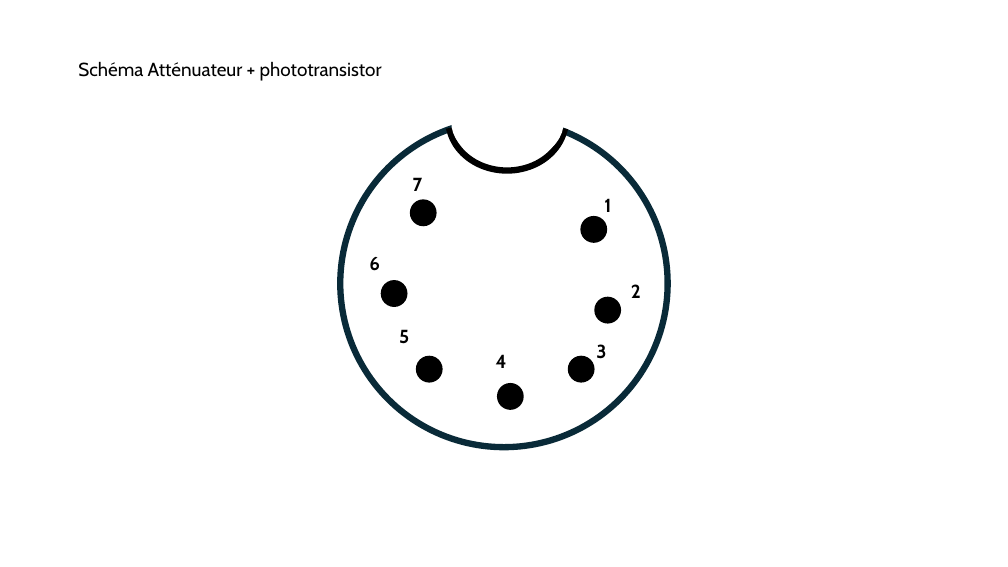
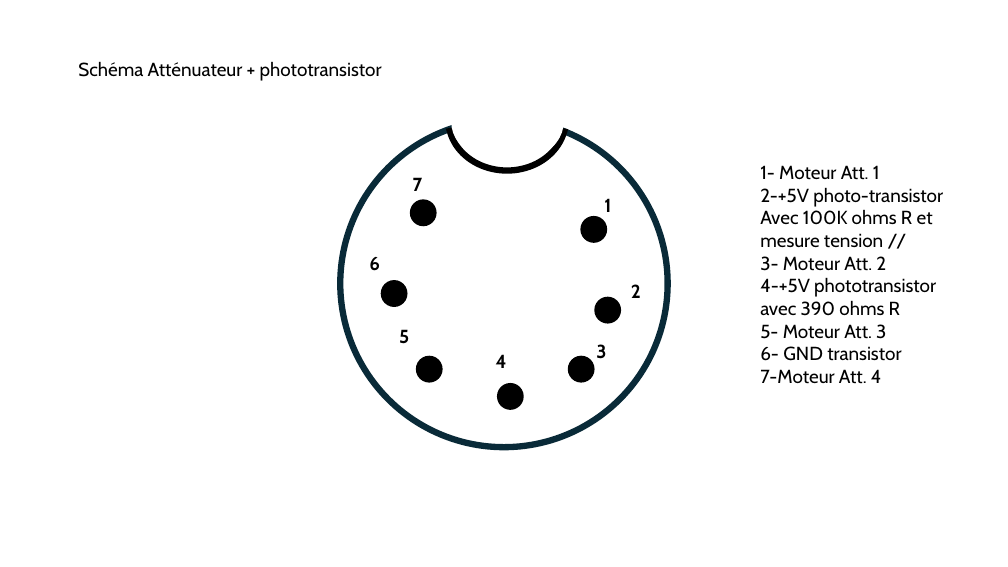
Before and after one commit to baptistebordet1/DLS, a slide deck: slide 2 of documentation/boitier/connecteurs_schema.pptx. Drawn at 1008x567 pixels with LibreOffice and Linux fonts; fonts in the diff are those of the drawing. Boxes give left, top, right and bottom in pixels: in the first picture for what was removed or moved away, otherwise in the second. Text is boxed around its words. In the diff, an @@ line names an element or a change of style, - is before the commit and + after.

```diff
--- a/documentation/boitier/connecteurs_schema.pptx
+++ b/documentation/boitier/connecteurs_schema.pptx
@@ text added at (760,165,943,384), 18 pt, text #000000 @@
+1- Moteur Att. 1
+2-+5V photo-transistor
+Avec 100K ohms R et mesure tension //
+3- Moteur Att. 2
+4-+5V phototransistor avec 390 ohms R
+5- Moteur Att. 3
+6- GND transistor
+7-Moteur Att. 4
```
Also in this commit, not shown: 9 other files.
